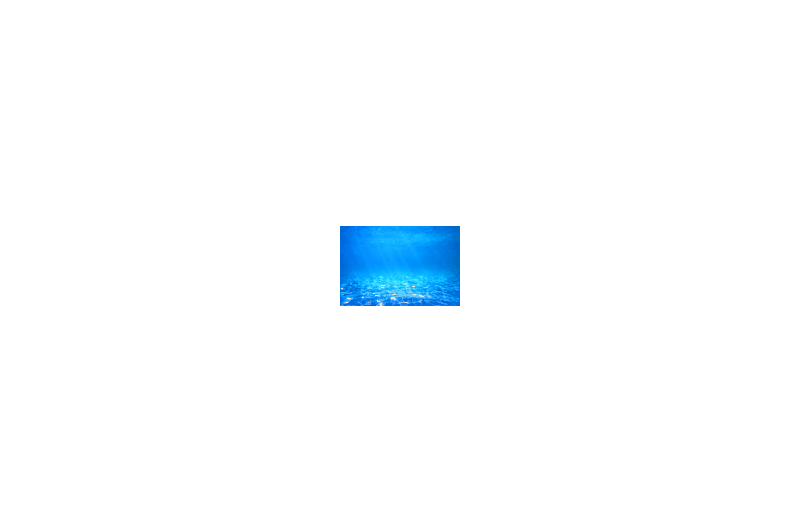
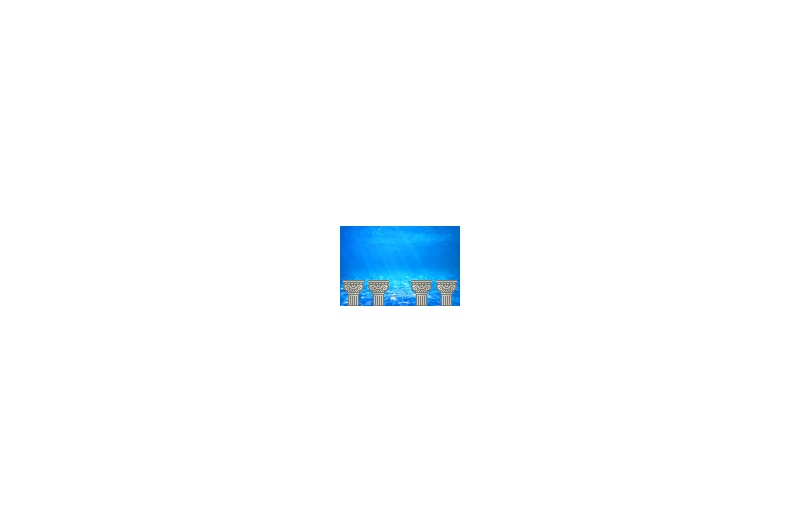
Layered file, before and after one edit (800 × 532). Changes by layer:
added layer "Pillars" above "xb7dpvkngyyaw3xr32j7.jpg" over left=342, top=280, right=458, bottom=306
